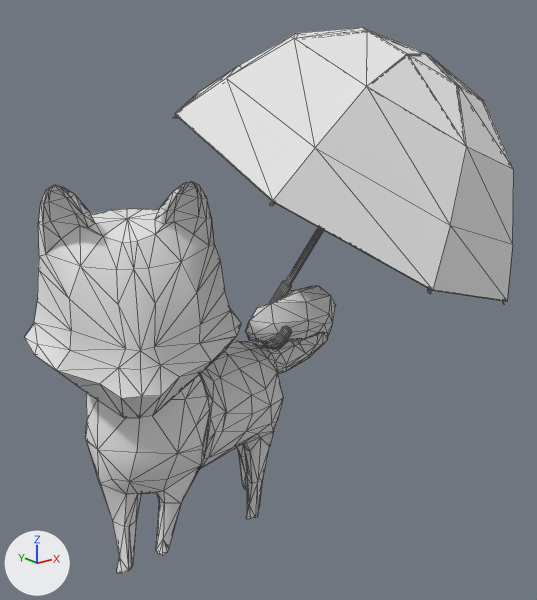
Renders of the OBJ model ChiBaApp/app/src/main/assets/models/umbrella/umbrella_Frame23.obj from each side of a commit.
The view is the same before and after, from a 50 mm camera at (-7.74, -11.93, 9.69) aimed at (1.03, -0.96, 5.3). Arrows for +X, +Y and +Z are at lower left; the lights stay in place. Mesh edges are drawn as thin lines. Where no turn or scale is listed for an object, it has been applied to the vertices.

Names of what the first picture shows: 'umbrella_Frame23'.
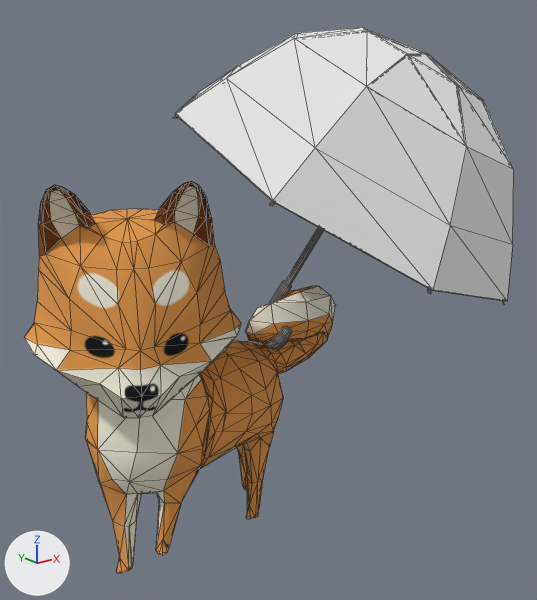
Where the change shows, as pixel boxes (x1, y1, x2, y2) in the pictures (537 x 600 px):
'umbrella_Frame23', surface changed (grey to orange)
    both: (25, 181, 334, 573)

What the commit changed:
Picture 'chiba.jpg' (img_chiba_jpg) is new.
In material 'newRigging:lambert2SG' (mat_newrigging_lambert2sg), base_color is no longer (0.8, 0.8, 0.8), white #e7e7e7.
In material 'newRigging:lambert2SG' (mat_newrigging_lambert2sg), texture is now set to img_chiba_jpg.
